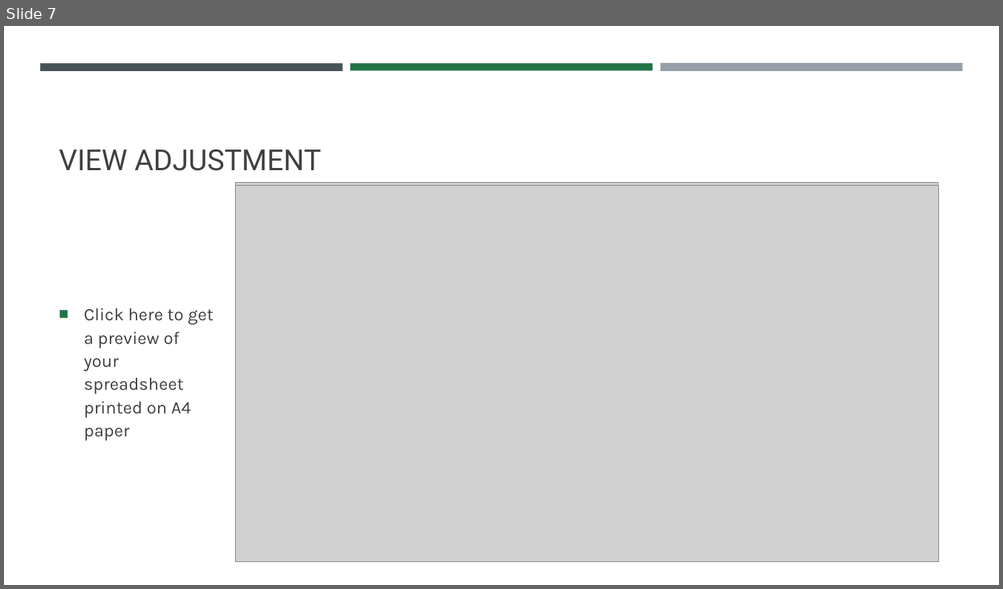
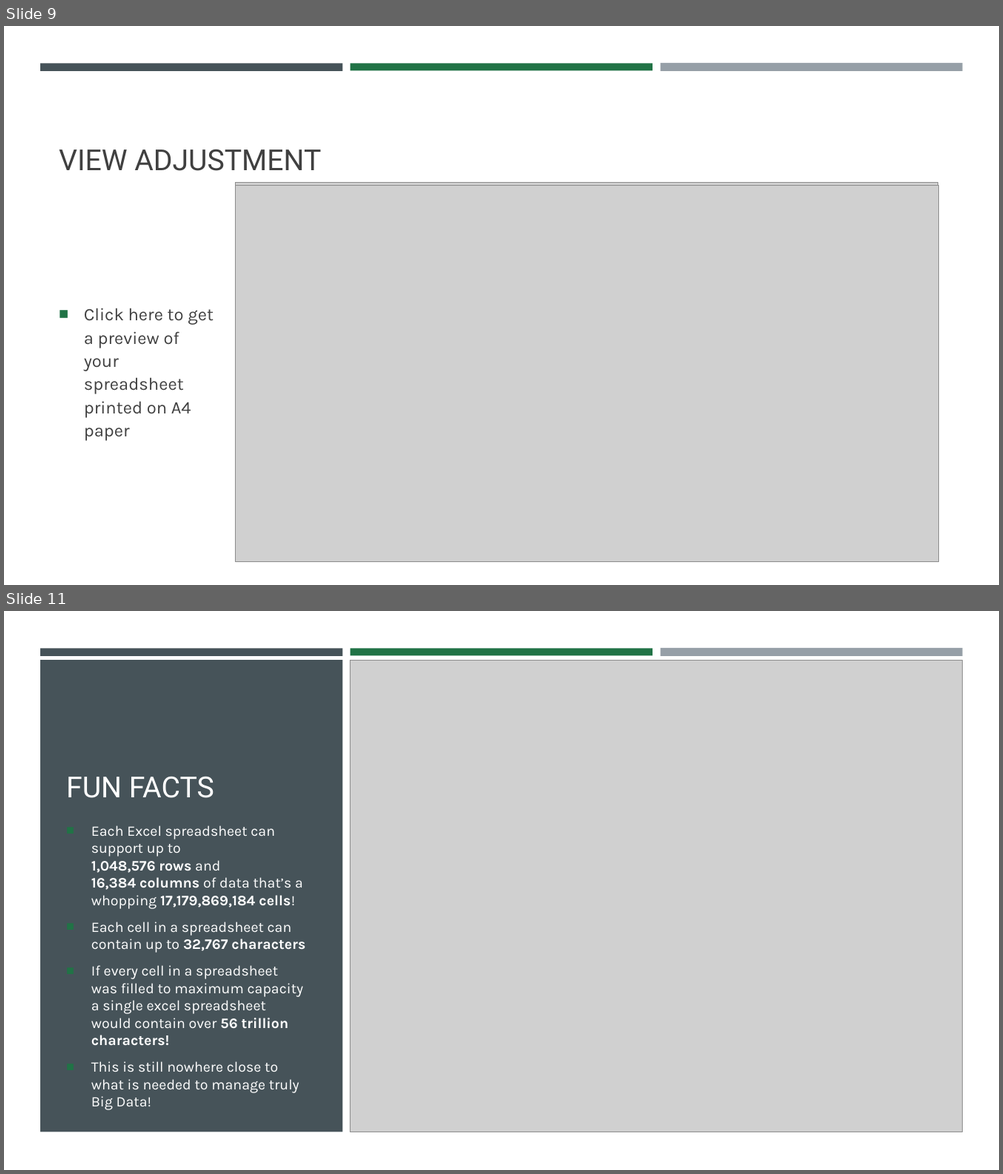
Before and after one commit to VadimAcosta/intro_to_excel, a slide deck: VAcosta_Excel_Tutorial.pptx. Shown one above the other, each under a label of ours: slide 7 before the commit, slides 9 and 11 after it; the slides between them are not shown. The pictures are 1003x589 and 1003x1174 pixels, drawn with LibreOffice and Linux fonts; fonts in the diff are those of the drawing; grey boxes stand for pictures. Boxes give left, top, right and bottom in pixels: in the first picture for what was removed or moved away, otherwise in the second. Text is boxed around its words. In the diff, an @@ line names an element or a change of style, - is before the commit and + after.

```diff
--- a/VAcosta_Excel_Tutorial.pptx
+++ b/VAcosta_Excel_Tutorial.pptx
@@ slide 11 added at [4,611,999,1170], background #585753 @@
@@ rectangle added at [4,611,999,1170], fill #FFFFFF @@
@@ rectangle added at [40,648,343,655], fill #465359 @@
@@ rectangle added at [350,648,652,655], fill #217346 @@
@@ rectangle added at [660,648,962,657], fill #969FA7 @@
@@ rectangle added at [40,661,343,1133], fill #465359 @@
@@ picture added at [350,661,963,1133] @@
@@ title added at [66,776,214,798], 28 pt, text #FFFFFF @@
+FUN FACTS
@@ text added at [91,826,305,1111], 14 pt, text #FFFFFF @@
+■ Each Excel spreadsheet can support up to 1,048,576 rows and 16,384 columns of data that’s a whopping 17,179,869,184 cells!
+■ Each cell in a spreadsheet can contain up to 32,767 characters
+■ If every cell in a spreadsheet was filled to maximum capacity a single excel spreadsheet would contain over 56 trillion characters!
+■ This is still nowhere close to what is needed to manage truly Big Data!
@@ what was slide 7 is now slide 9 @@
```
Also in this commit, not shown: 4 slides changed, 6 other slides added, 1 slide removed.
